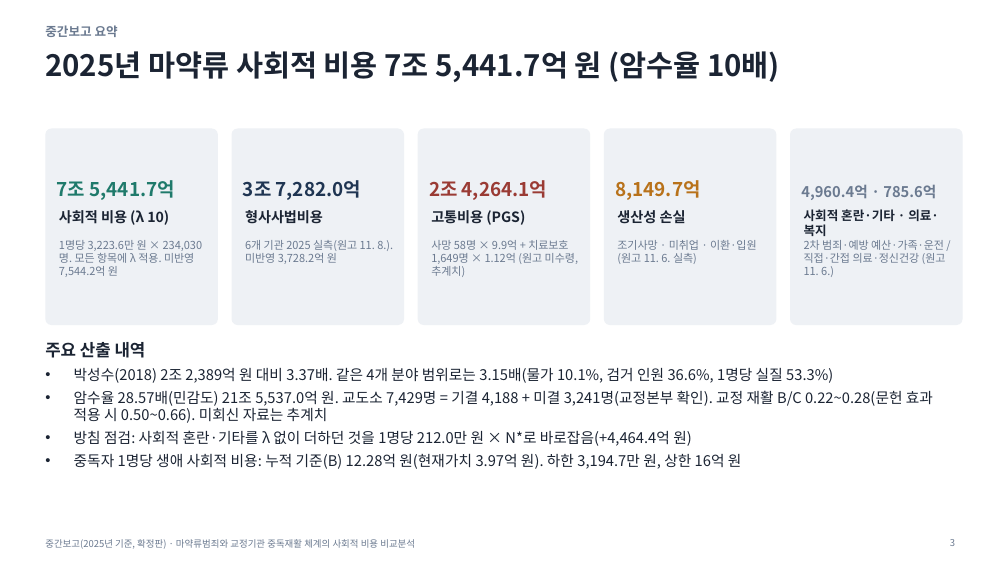
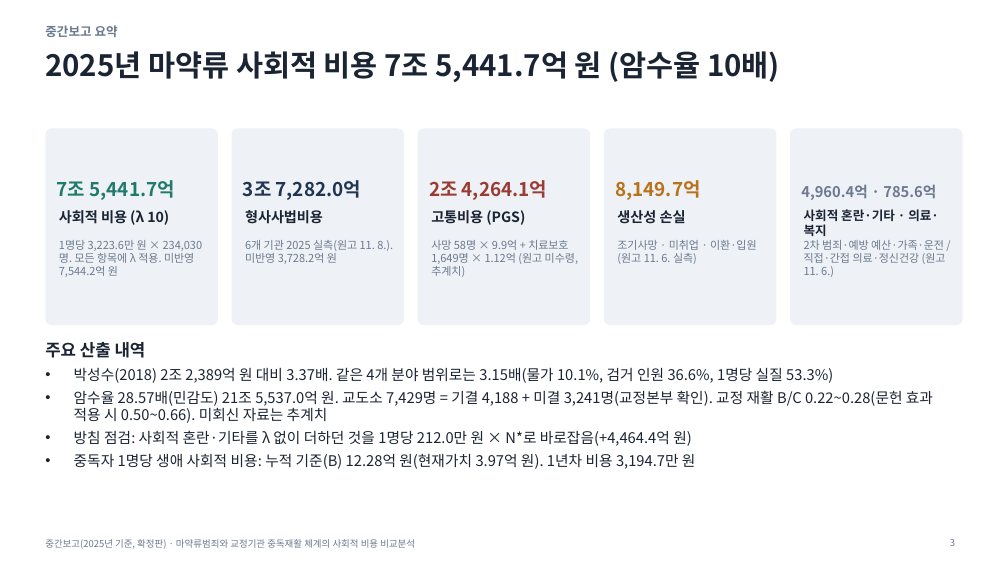
Before and after one commit to adminmrobo/drug-crime-social-cost, a slide deck: slide 3 of deliverables/2026-11-16_확정판/중간보고_마약류사회적비용_2025기준_확정판.pptx. Drawn at 1008x567 pixels with LibreOffice and Linux fonts; fonts in the diff are those of the drawing. Boxes give left, top, right and bottom in pixels: in the first picture for what was removed or moved away, otherwise in the second. Text is boxed around its words. In the diff, an @@ line names an element or a change of style, - is before the commit and + after.

Commit message:
생애비용 상한 16억 제거, 2016년 연구와의 연속선상 비교로 표현 정리

```diff
--- a/deliverables/2026-11-16_확정판/중간보고_마약류사회적비용_2025기준_확정판.pptx
+++ b/deliverables/2026-11-16_확정판/중간보고_마약류사회적비용_2025기준_확정판.pptx
@@ text at <box>74,454,696,469</box>: text changed @@
-• 중독자 1명당 생애 사회적 비용: 누적 기준(B) 12.28억 원(현재가치 3.97억 원). 하한 3,194.7만 원, 상한 16억 원
+• 중독자 1명당 생애 사회적 비용: 누적 기준(B) 12.28억 원(현재가치 3.97억 원). 1년차 비용 3,194.7만 원
```
Also in this commit, not shown: 2 other slides changed, 19 other files.
